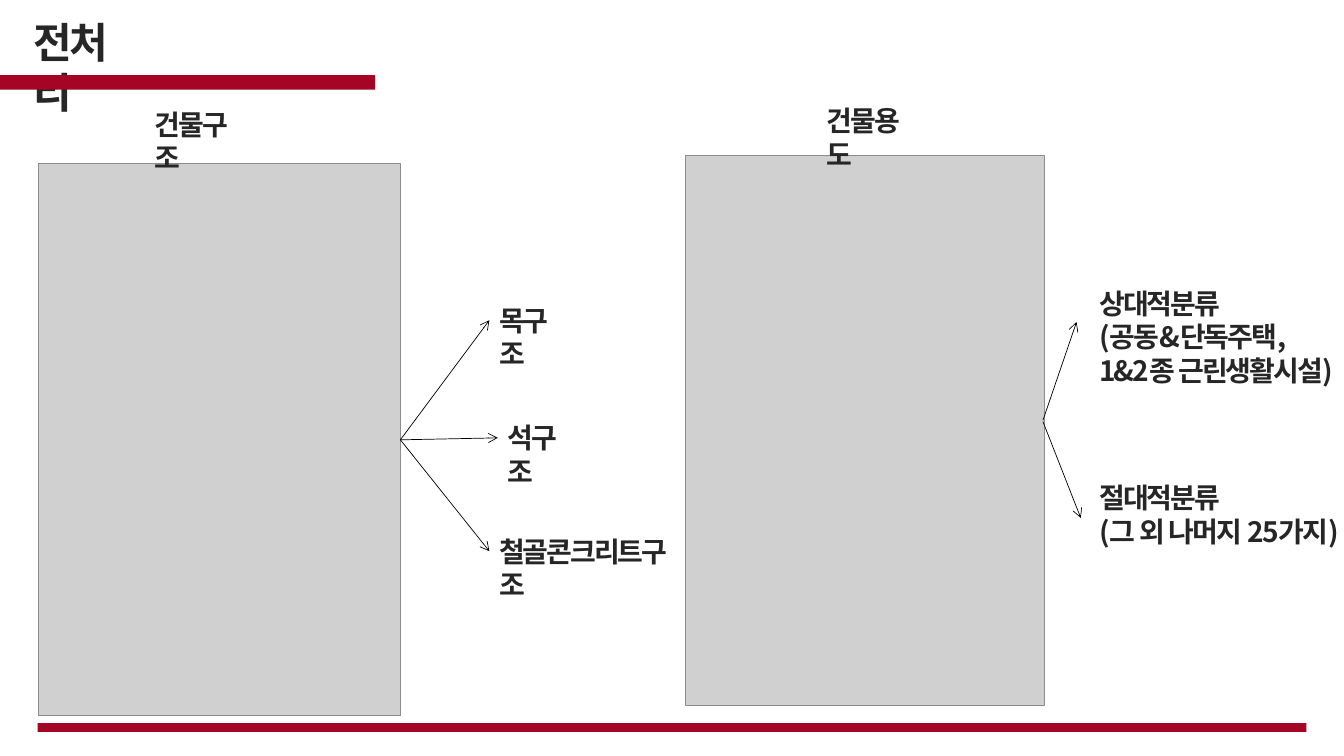
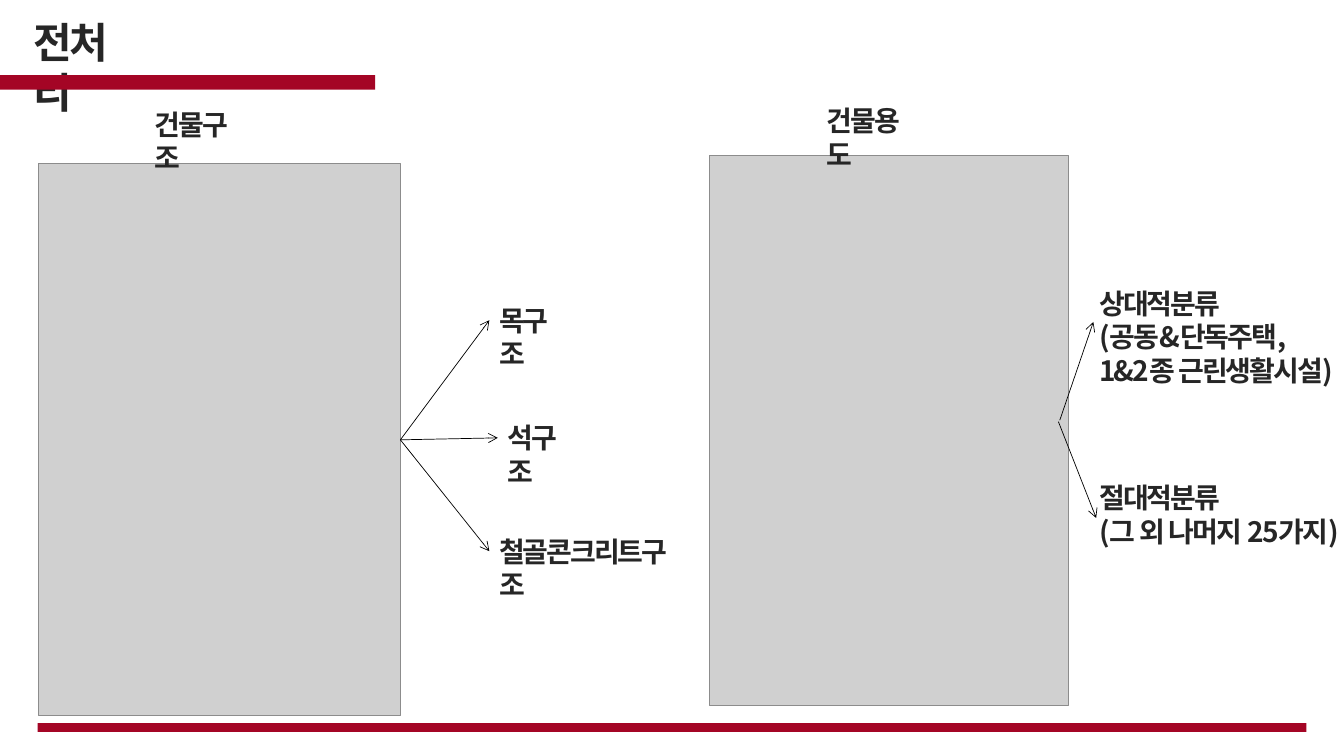
Before and after one commit to cjsgk106/fire-prediction-analysis, a slide deck: slide 11 of work/화재.pptx (slide 15 before the commit). Drawn at 1344x756 pixels with LibreOffice and Linux fonts; fonts in the diff are those of the drawing; grey boxes stand for pictures; background and template pictures are left out. Boxes give left, top, right and bottom in pixels: in the first picture for what was removed or moved away, otherwise in the second. Text is boxed around its words. In the diff, an @@ line names an element or a change of style, - is before the commit and + after.

```diff
--- a/work/화재.pptx
+++ b/work/화재.pptx
@@ picture: place and size @@
-picture at bbox=[686, 155, 1045, 706]
+picture at bbox=[710, 155, 1069, 706]
@@ arrow moved from (1044, 420) - (1077, 322) to (1060, 420) - (1094, 322) @@
@@ arrow moved from (1044, 421) - (1081, 518) to (1059, 421) - (1097, 518) @@
```
Also in this commit, not shown: 8 other slides changed, 4 slides added, 12 slides removed.
